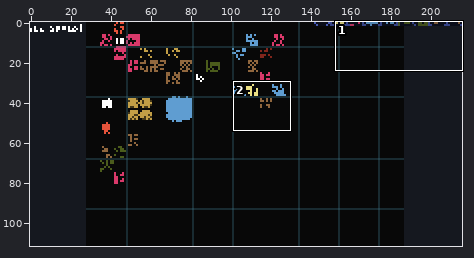
Sprite sheet, stored at 12level.png. The first picture is a wide view before the edit; the outline marks the close-up.
Close-up. Before the edit:
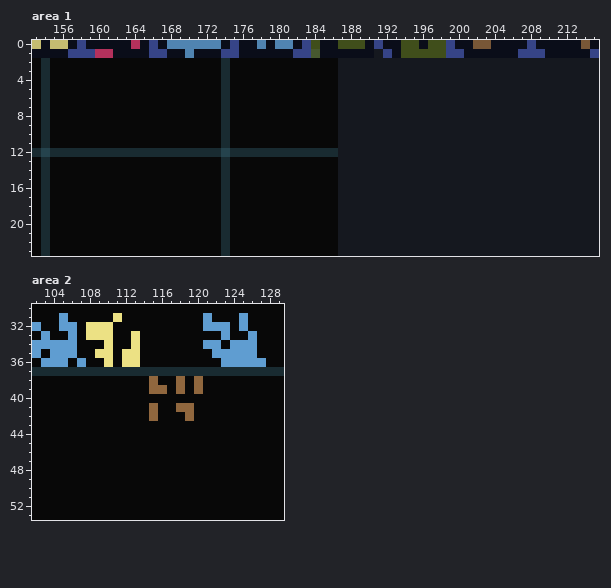
The file is 216x112 pixels. Colours within 5 levels of each other are drawn and written as one. Shown: area 1: x 153..215, y 0..23; area 2: x 102..129, y 30..53.
The result:
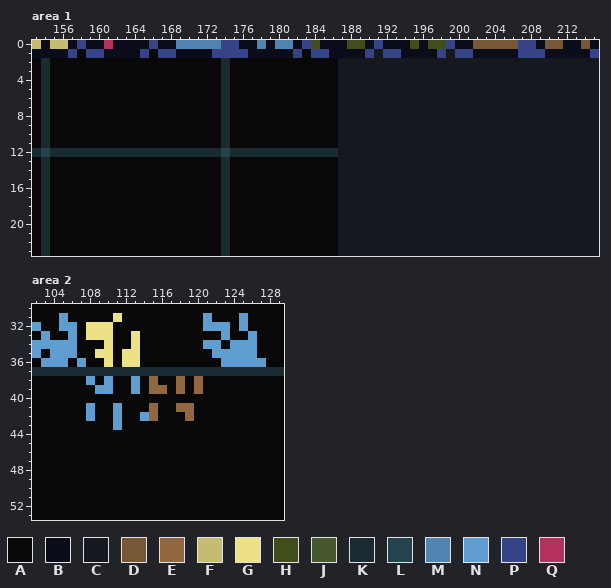
Palette (. is transparent): A #080808  B #0a0d19  C #15181f  D #785737  E #90673e  F #c4bc71  G #ece184  H #404e1b  J #47582f  K #192b31  L #25434d  M #5084b1  N #5f9dd1  P #364487  Q #b4315c
The exact change:
Area 1:
The edit turns colour P into colour A in row 1 at x 158, 166 and 183.
The edit turns colour H into colour B in row 0 at x 187 and 194; in row 1 at x 194 to 197.
The edit turns colour M into colour B in row 0 at x 168; in row 1 at x 170.
The edit turns colour Q into colour B in row 0 at x 164; in row 1 at x 161.
The edit turns colour P into colour C in row 1 at x 199.
The edit turns colour B into colour D in row 0 at x 204 to 206 and 210 to 211.
The edit turns colour B into colour P in row 0 at x 174 and 207; in row 1 at x 165, 168, 173, 176, 185, 190, 193 and 201.
The edit turns colour H into colour P in row 1 at x 198.
The edit turns colour J into colour P in row 1 at x 184.
The edit turns colour Q into colour P in row 1 at x 160.
The edit turns colour B into colour Q in row 0 at x 161.
Area 2:
The edit turns colour A into colour N in row 38 at x 108, 110 and 113; in row 39 at x 109 to 110 and 113; in row 41 at x 108 and 111; in row 42 at x 108, 111 and 114; in row 43 at x 111.
Boxes around the changes in both close-ups, in picture pixels (x1, y1, x2, y2):
changed: (77, 40, 248, 58)
changed: (302, 40, 563, 58)
changed: (86, 376, 149, 430)
